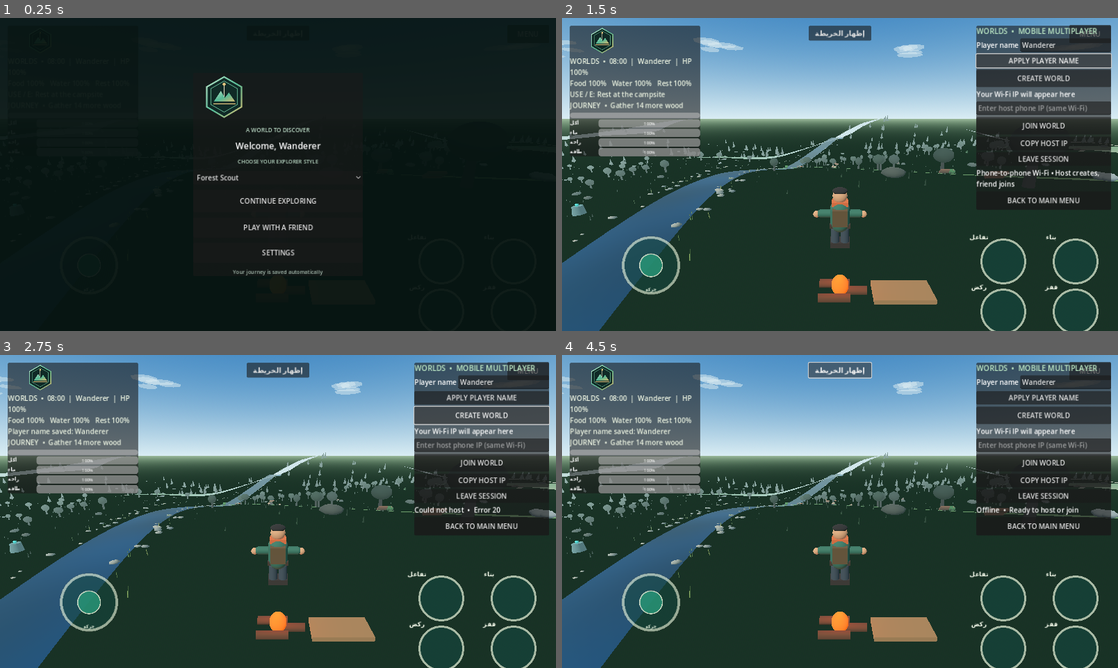
Above: before the commit, frames 1-4 (two rows, left to right).
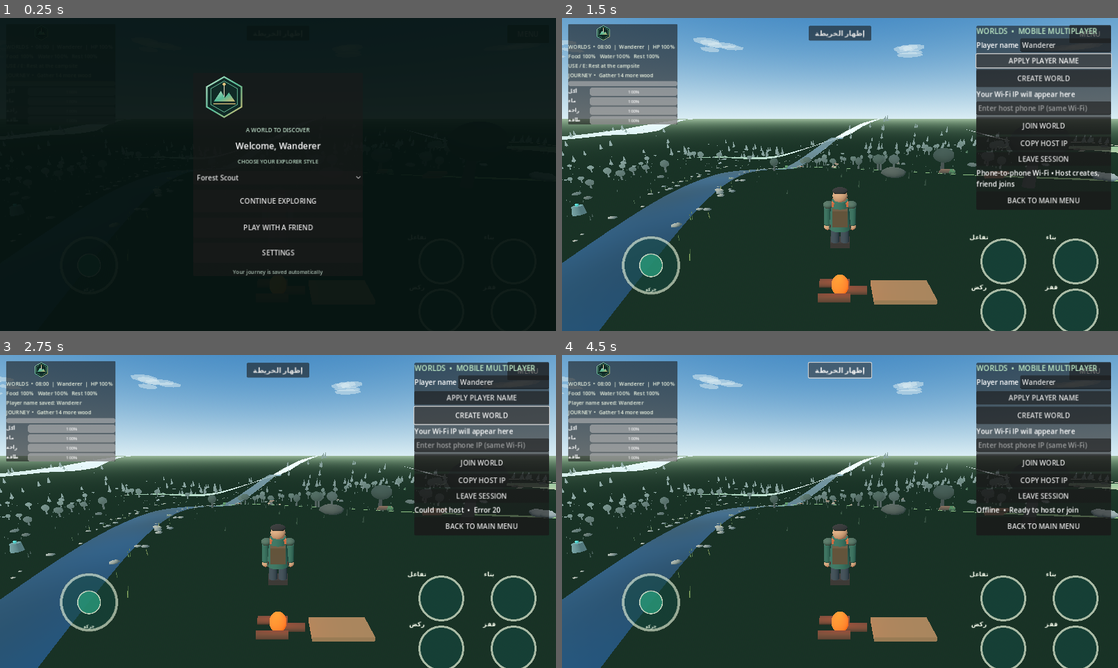
Above: after the commit, the same moments.

Repository: loayh523-lab/WORLDS
Game: Godot game, scene res://scenes/main.tscn
Same seed, same stepped clock (60 frames per second), same inputs: the game is played once before the commit and once after it.
Inputs:
- Up to frame 1 (0.25 s): no input
- Up to frame 2 (1.5 s): click "PLAY WITH A FRIEND" at 0.5 s; click "APPLY PLAYER NAME" at 1.25 s
- Up to frame 3 (2.75 s): click "CREATE WORLD" at 2 s
- Up to frame 4 (4.5 s): click "LEAVE SESSION" at 2.75 s; click "إظهار الخريطة" at 3.5 s; click "إخفاء الخريطة" at 4.25 s

The runs differ from the first frame. In frame 2, 6.5% of the frame differs, in the area x 1-100%, y 2-69%; in frame 3, 6.6%; in frame 4, 6.6%.

Commit message:
Add routed mobile input tests and refine player and terrain shading

Diff:
--- a/scripts/main.gd
+++ b/scripts/main.gd
@@ -315,6 +315,7 @@
     for chunk_z in range(chunks_per_axis):
         for chunk_x in range(chunks_per_axis):
             var vertices := PackedVector3Array()
+            var normals := PackedVector3Array()
             var colors := PackedColorArray()
             var indices := PackedInt32Array()
 
@@ -326,6 +327,13 @@
                     var z := -WORLD_SIZE * 0.5 + float(global_z_index) * step
                     var y := _height_at(x, z)
                     vertices.append(Vector3(x, y, z))
+                    var normal_sample := 0.55
+                    var terrain_normal := Vector3(
+                        _height_at(x - normal_sample, z) - _height_at(x + normal_sample, z),
+                        normal_sample * 2.0,
+                        _height_at(x, z - normal_sample) - _height_at(x, z + normal_sample)
+                    ).normalized()
+                    normals.append(terrain_normal)
 
                     var tint := Color(0.20, 0.39, 0.18)
                     var variation: float = clampf((y + 3.0) / 24.0, 0.0, 1.0)
@@ -355,6 +363,7 @@
             var arrays := []
             arrays.resize(Mesh.ARRAY_MAX)
             arrays[Mesh.ARRAY_VERTEX] = vertices
+            arrays[Mesh.ARRAY_NORMAL] = normals
             arrays[Mesh.ARRAY_COLOR] = colors
             arrays[Mesh.ARRAY_INDEX] = indices
 
@@ -788,10 +797,49 @@
     visual.name = "CharacterVisual"
     player.add_child(visual)
 
-    player_torso = _make_capsule_part(0.34, 1.12, Color(0.16, 0.30, 0.23))
+    player_torso = MeshInstance3D.new()
     player_torso.name = "PlayerTorso"
-    player_torso.position = Vector3(0, 1.16, 0)
+    var torso_mesh := CylinderMesh.new()
+    torso_mesh.top_radius = 0.27
+    torso_mesh.bottom_radius = 0.39
+    torso_mesh.height = 0.98
+    torso_mesh.radial_segments = 16
+    player_torso.mesh = torso_mesh
+    player_torso.position = Vector3(0.0, 1.24, 0.0)
+    var torso_material := StandardMaterial3D.new()
+    torso_material.albedo_color = Color(0.16, 0.30, 0.23)
+    torso_material.roughness = 0.88
+    player_torso.material_override = torso_material
     visual.add_child(player_torso)
+
+    var neck := MeshInstance3D.new()
+    var neck_mesh := CylinderMesh.new()
+    neck_mesh.top_radius = 0.095
+    neck_mesh.bottom_radius = 0.12
+    neck_mesh.height = 0.20
+    neck.mesh = neck_mesh
+    neck.position = Vector3(0.0, 1.78, 0.0)
+    var neck_material := StandardMaterial3D.new()
+    neck_material.albedo_color = Color(0.66, 0.46, 0.32)
+    neck.material_override = neck_material
+    visual.add_child(neck)
+
+    var vest_front := _make_box_part(Vector3(0.43, 0.62, 0.055), Color(0.095, 0.17, 0.145))
+    vest_front.position = Vector3(0.0, 1.26, -0.36)
+    visual.add_child(vest_front)
+
+    for shoulder_x in [-0.39, 0.39]:
+        var shoulder_guard := MeshInstance3D.new()
+        var shoulder_mesh := SphereMesh.new()
+        shoulder_mesh.radius = 0.17
+        shoulder_mesh.height = 0.25
+        shoulder_guard.mesh = shoulder_mesh
+        shoulder_guard.position = Vector3(shoulder_x, 1.56, 0.0)
+        var shoulder_material := StandardMaterial3D.new()
+        shoulder_material.albedo_color = Color(0.22, 0.28, 0.22)
+        shoulder_material.roughness = 0.9
+        shoulder_guard.material_override = shoulder_material
+        visual.add_child(shoulder_guard)
 
     var head := MeshInstance3D.new()
     var head_mesh := SphereMesh.new()
@@ -815,14 +863,12 @@
     hair.material_override = hair_material
     visual.add_child(hair)
 
-    left_arm = _make_capsule_part(0.13, 0.78, Color(0.19, 0.34, 0.26))
-    left_arm.position = Vector3(-0.40, 1.25, 0)
-    left_arm.rotation.z = PI * 0.5
+    left_arm = _make_capsule_part(0.115, 0.76, Color(0.19, 0.34, 0.26))
+    left_arm.position = Vector3(-0.43, 1.17, 0)
     visual.add_child(left_arm)
 
-    right_arm = _make_capsule_part(0.13, 0.78, Color(0.19, 0.34, 0.26))
-    right_arm.position = Vector3(0.40, 1.25, 0)
-    right_arm.rotation.z = PI * 0.5
+    right_arm = _make_capsule_part(0.115, 0.76, Color(0.19, 0.34, 0.26))
+    right_arm.position = Vector3(0.43, 1.17, 0)
     visual.add_child(right_arm)
     _apply_player_outfit()
 
@@ -861,13 +907,13 @@
         boot.position = Vector3(boot_x, 0.12, -0.075)
         visual.add_child(boot)
 
-    for hand_x in [-0.79, 0.79]:
+    for hand_x in [-0.43, 0.43]:
         var hand := MeshInstance3D.new()
         var hand_mesh := SphereMesh.new()
         hand_mesh.radius = 0.115
         hand_mesh.height = 0.23
         hand.mesh = hand_mesh
-        hand.position = Vector3(hand_x, 1.23, 0.0)
+        hand.position = Vector3(hand_x, 0.77, 0.0)
         hand.material_override = skin_material
         visual.add_child(hand)
 
@@ -924,8 +970,8 @@
     add_child(layer)
 
     var panel := PanelContainer.new()
-    panel.position = Vector2(18, 18)
-    panel.custom_minimum_size = Vector2(300, 120)
+    panel.position = Vector2(14, 14)
+    panel.custom_minimum_size = Vector2(252, 96)
     layer.add_child(panel)
 
     var hud_column := VBoxContainer.new()
@@ -935,7 +981,7 @@
     var brand_logo := TextureRect.new()
     brand_logo.name = "WorldsBrandLogo"
     brand_logo.texture = load("res://assets/worlds_logo.svg")
-    brand_logo.custom_minimum_size = Vector2(220.0, 67.0)
+    brand_logo.custom_minimum_size = Vector2(136.0, 40.0)
     brand_logo.expand_mode = TextureRect.EXPAND_FIT_WIDTH_PROPORTIONAL
     brand_logo.stretch_mode = TextureRect.STRETCH_KEEP_ASPECT_CENTERED
     brand_logo.mouse_filter = Control.MOUSE_FILTER_IGNORE
@@ -944,7 +990,7 @@
     hud_label = Label.new()
     hud_label.text = "WORLDS  •  CONNECTING WORLD"
     hud_label.add_theme_color_override("font_color", Color(0.92, 0.95, 0.88))
-    hud_label.add_theme_font_size_override("font_size", 16)
+    hud_label.add_theme_font_size_override("font_size", 12)
     hud_label.autowrap_mode = TextServer.AUTOWRAP_WORD_SMART
     hud_column.add_child(hud_label)
 
@@ -1128,7 +1174,7 @@
     row.add_theme_constant_override("separation", 8)
     var title := Label.new()
     title.text = caption
-    title.custom_minimum_size.x = 58.0
+    title.custom_minimum_size.x = 42.0
     title.add_theme_font_size_override("font_size", 11)
     row.add_child(title)
     var bar := ProgressBar.new()
@@ -4404,6 +4450,55 @@
         get_tree().quit(1)
         return
 
+    _close_main_menu()
+    var joystick_press := InputEventScreenTouch.new()
+    joystick_press.index = 41
+    joystick_press.position = joystick_center
+    joystick_press.pressed = true
+    _input(joystick_press)
+    var joystick_drag := InputEventScreenDrag.new()
+    joystick_drag.index = 41
+    joystick_drag.position = joystick_center + Vector2(0.0, -52.0)
+    joystick_drag.relative = Vector2(0.0, -52.0)
+    _input(joystick_drag)
+    if joystick_touch_index != 41 or joystick_vector.y > -0.90:
+        push_error("GAMEPLAY_SMOKE_FAIL: touch joystick did not capture and route a finger drag")
+        get_tree().quit(1)
+        return
+    _physics_process(0.1)
+    if player.velocity.z > -0.1:
+        push_error("GAMEPLAY_SMOKE_FAIL: player did not receive forward movement from the touch joystick")
+        get_tree().quit(1)
+        return
+    var joystick_release := InputEventScreenTouch.new()
+    joystick_release.index = 41
+    joystick_release.position = joystick_center + Vector2(0.0, -52.0)
+    joystick_release.pressed = false
+    _input(joystick_release)
+    if joystick_touch_index != -1 or joystick_vector.length_squared() > 0.001:
+        push_error("GAMEPLAY_SMOKE_FAIL: touch joystick did not reset on finger release")
+        get_tree().quit(1)
+        return
+
+    var run_touch := InputEventScreenTouch.new()
+    run_touch.index = 42
+    run_touch.position = action_buttons["run"].position
+    run_touch.pressed = true
+    _input(run_touch)
+    if not _button_down("run") or not touch_action_indices.has(42):
+        push_error("GAMEPLAY_SMOKE_FAIL: run touch button did not activate through the routed input handler")
+        get_tree().quit(1)
+        return
+    var run_release := InputEventScreenTouch.new()
+    run_release.index = 42
+    run_release.position = run_touch.position
+    run_release.pressed = false
+    _input(run_release)
+    if _button_down("run") or touch_action_indices.has(42):
+        push_error("GAMEPLAY_SMOKE_FAIL: run touch button did not release cleanly")
+        get_tree().quit(1)
+        return
+
     if resource_nodes.size() < 11 or wildlife_agents.size() < 27 or village_agents.size() < 8 or build_panel == null or minimap_panel == null or minimap_marker == null or survival_bars.size() != 4:
         push_error("GAMEPLAY_SMOKE_FAIL: resources or crafting interface missing")
         get_tree().quit(1)
